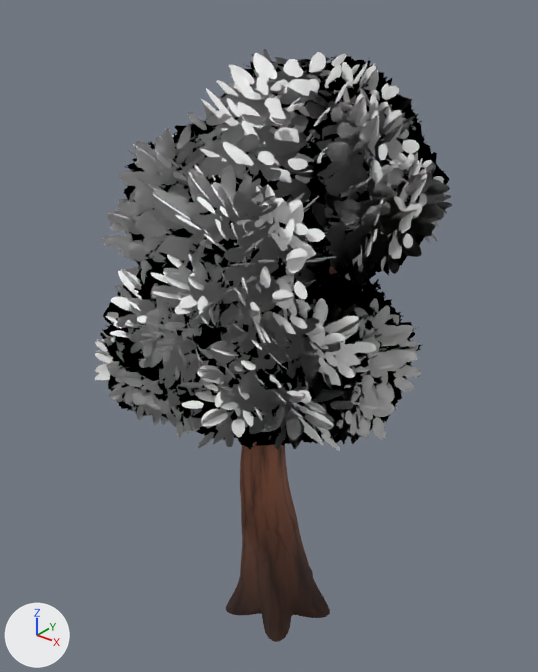
An edit to the glTF model apps/client/src/props/art-study/source-nature/broadleaf-open-boughs.glb, drawn before and after from the same camera.
The view is the same before and after, from a 50 mm lens placed at (3.13, -3.97, 5.11), pointed at (-0.09, 0.06, 2.61). Lighting does not change. The marker at lower left points along +X, +Y and +Z. The older version comes first. Where no turn or scale is listed for an object, it has been applied to the vertices. Vertices at exactly the same position are counted once.

Objects in the first picture: 'broadleaf-open-boughs runtime mesh'.
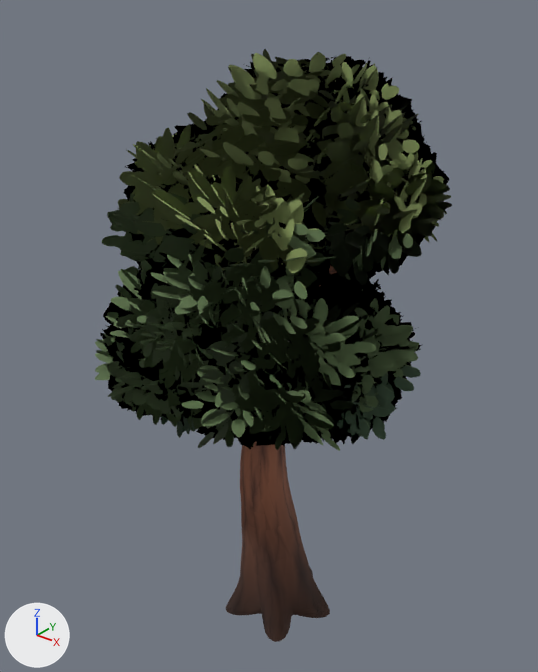
The change in detail:
me_tree_001 has 6132 vertices, 6265 faces and spans x -1.45..1.4, y -1.55..1.47, z -0.16..4.64.
me_tree_001 is used by ob_broadleaf_open_boughs_runtime_mesh; location (0.026, 0.043, 0.16).
me_tree_001 part 1: its shading normals changed.
me_tree_001 part 2: 1482 faces centred in x -1.14..0.93, y -1.19..1.08, z 1.94..3.44 are repainted in the vertex colours; the middle colour goes from white #ffffff to dark green #5b7049.
me_tree_001 part 3: 438 faces centred in x -1.05..1.1, y -0.93..0.81, z 3.44..4.4 are repainted in the vertex colours; the middle colour goes from white #ffffff to green #809056.

Changed parts and their boxes (x1, y1, x2, y2) in the pictures (538 x 672 px):
'broadleaf-open-boughs runtime mesh', shading changed, recoloured (darker): (95, 49, 452, 452) in both
part 2 of me_tree_001, recoloured (darker): (95, 189, 421, 451) in both
part 3 of me_tree_001, recoloured (white to green): (118, 49, 452, 287) in both
